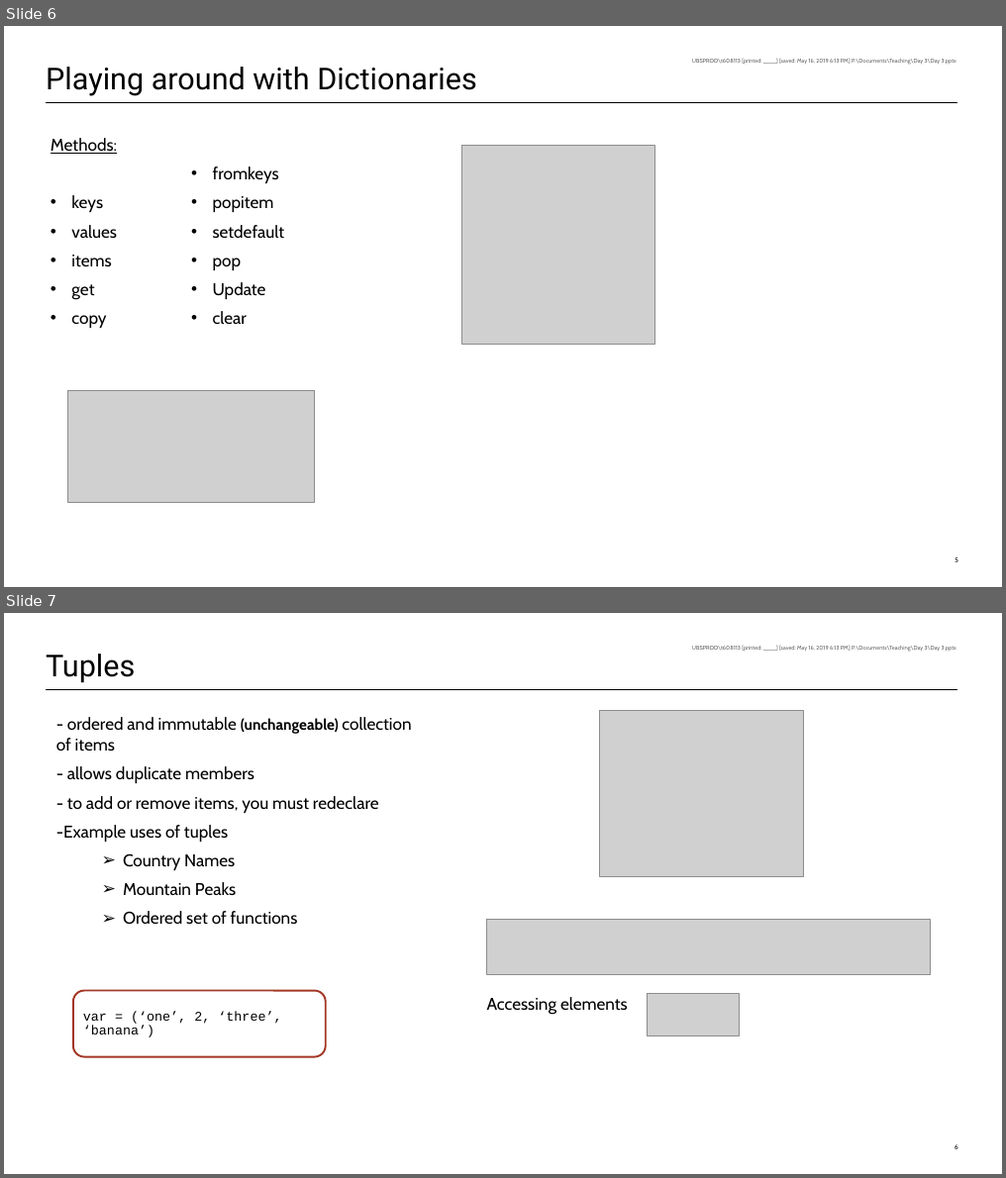
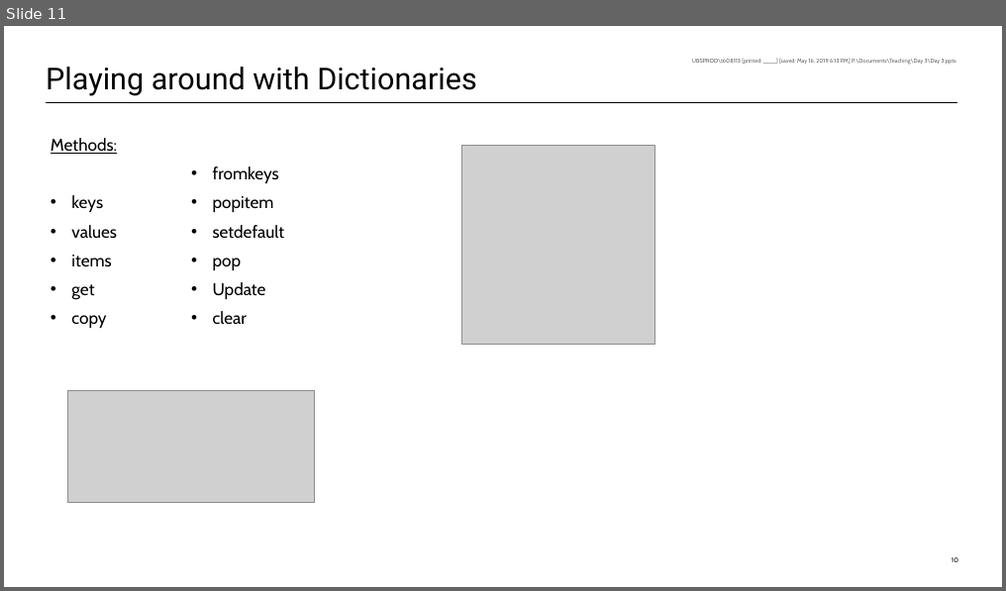
Before and after one commit to mazhewitt/python-training, a slide deck: Day 4/Day 4.pptx. Shown one above the other, each under a label of ours: slides 6 and 7 before the commit, slide 11 after it. The pictures are 1006x1178 and 1006x591 pixels, drawn with LibreOffice and Linux fonts; fonts in the diff are those of the drawing; grey boxes stand for pictures; background and template pictures are left out. Boxes give left, top, right and bottom in pixels: in the first picture for what was removed or moved away, otherwise in the second. Text is boxed around its words. In the diff, an @@ line names an element or a change of style, - is before the commit and + after.

```diff
--- a/Day 4/Day 4.pptx
+++ b/Day 4/Day 4.pptx
@@ slide 7 removed at (4, 613, 1002, 1174), background #FFFFFF; not listed: 3 template elements that a slide beside it also shows @@
@@ title removed at (46, 654, 135, 683) @@
-Tuples
@@ text removed at (56, 717, 411, 925) @@
-- ordered and immutable (unchangeable) collection of items
-- allows duplicate members
-- to add or remove items, you must redeclare
--Example uses of tuples
-  ➢ Country Names
-  ➢ Mountain Peaks
-  ➢ Ordered set of functions
@@ picture removed at (600, 710, 803, 876) @@
@@ picture removed at (486, 919, 930, 975) @@
@@ rounded rectangle removed at (73, 991, 326, 1058) @@
-var = (‘one’, 2, ‘three’, ‘banana’)
@@ text removed at (487, 997, 628, 1015) @@
-Accessing elements
@@ picture removed at (648, 994, 740, 1037) @@
@@ what was slide 6 is now slide 11 @@
@@ page number at (951, 558, 958, 563): text changed @@
-5
+10
```
Also in this commit, not shown: 2 slides changed, 6 slides added, 1 other slide removed.
